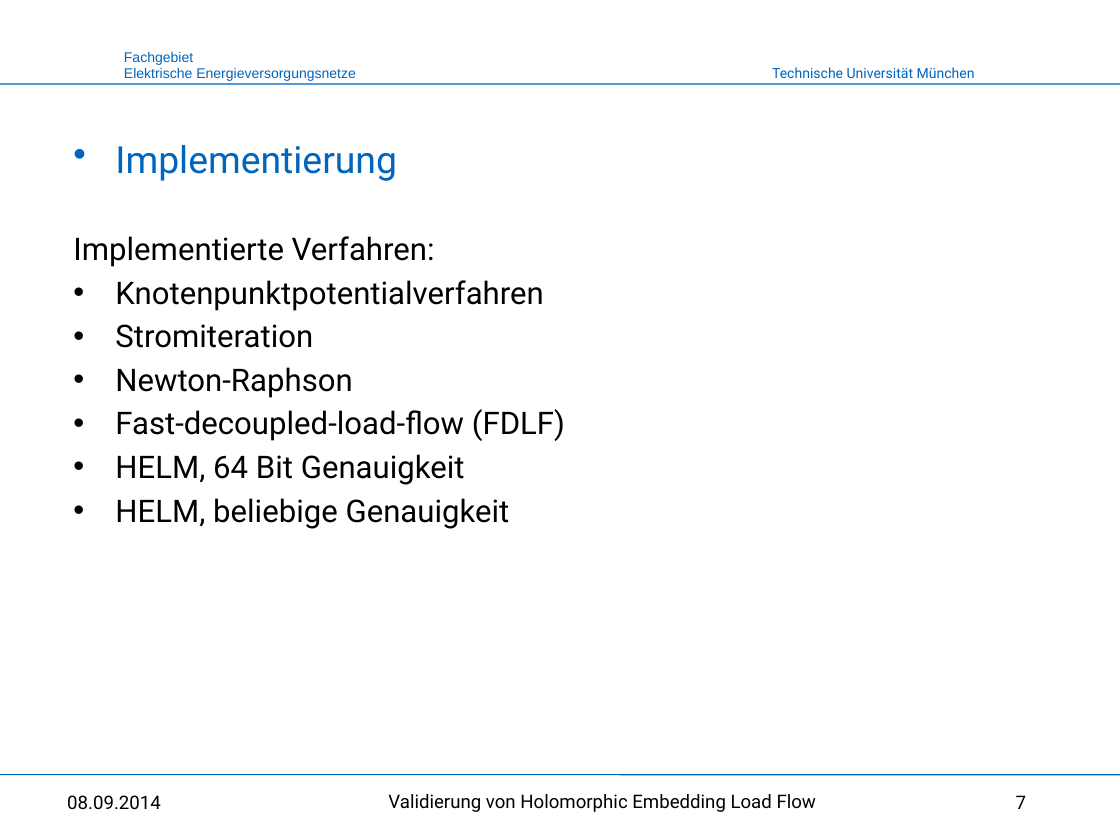
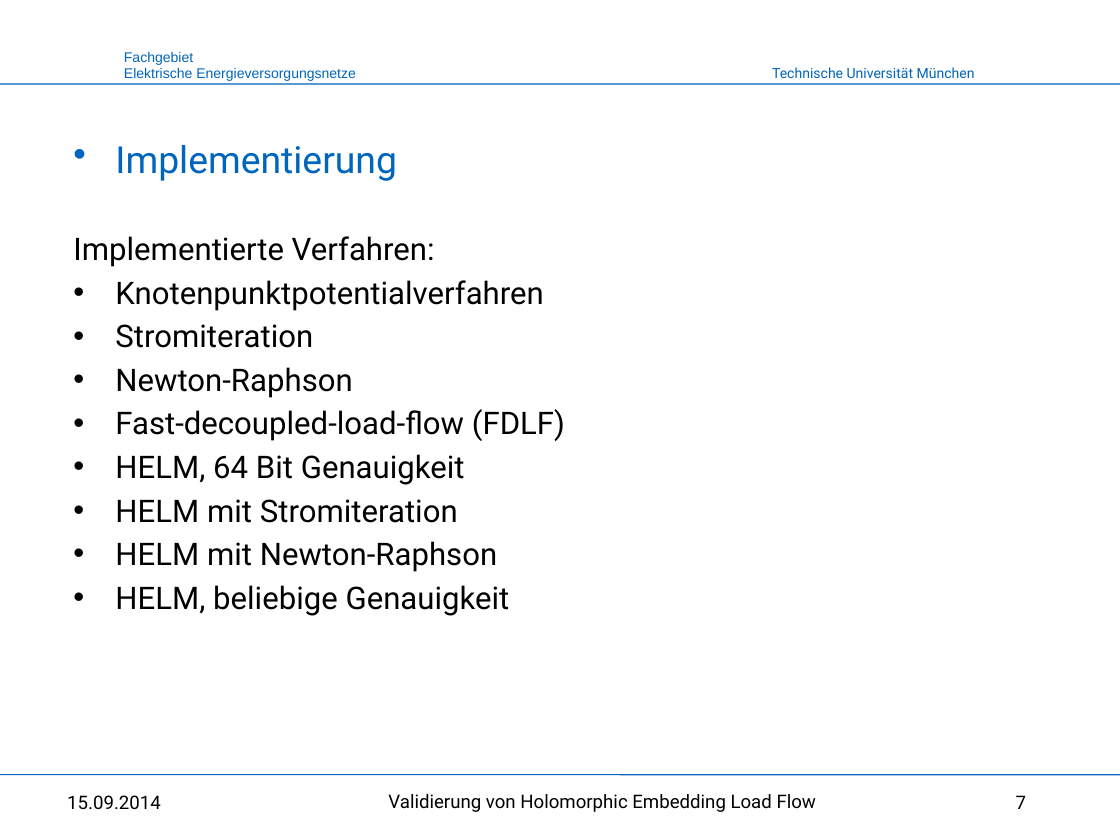
Before and after one commit to benediktibk/loadflow, a slide deck: slide 7 of documents/forschungspraxis/presentation.pptx. Drawn at 1120x840 pixels with LibreOffice and Linux fonts; fonts in the diff are those of the drawing; background and template pictures are left out. Boxes give left, top, right and bottom in pixels: in the first picture for what was removed or moved away, otherwise in the second. Text is boxed around its words. In the diff, an @@ line names an element or a change of style, - is before the commit and + after.

```diff
--- a/documents/forschungspraxis/presentation.pptx
+++ b/documents/forschungspraxis/presentation.pptx
@@ text at [115,499,497,572]: paragraphs added @@
+• HELM mit Stromiteration
+• HELM mit Newton-Raphson
@@ text at [67,795,161,810]: text changed @@
-08.09.2014
+15.09.2014
```
Also in this commit, not shown: 12 other slides changed, 2 other files.
